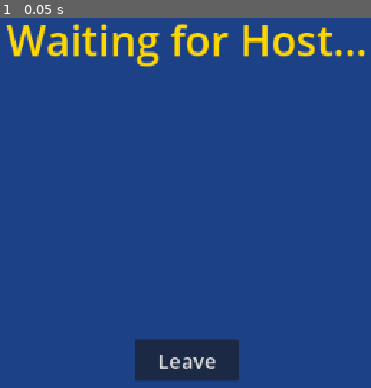
Above: before the commit, frame 1.
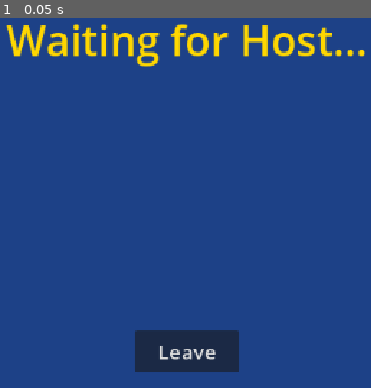
Above: after the commit, the same moment.

Repository: ttxit/lift-trivia
Game: Godot game, scene res://scenes/player_waiting.tscn
The game is run twice, just before and just after one commit, with the same random seed, the same clock (stepped at 60 frames per second) and the same inputs. This scene is started directly instead of the project's main scene.
Inputs:
- Up to frame 1 (0.05 s): no input

The runs differ from the first frame. In frame 1, 2.0% of the frame differs, in the area x 36-65%, y 84-99%.

Commit message:
Fix button signal connectivity

Diff:
--- a/scenes/player_join.tscn
+++ b/scenes/player_join.tscn
@@ -17,7 +17,11 @@
 
 [node name="PlayerJoin" type="Control" unique_id=650252440]
 layout_mode = 3
-anchors_preset = 0
+anchors_preset = 15
+anchor_right = 1.0
+anchor_bottom = 1.0
+grow_horizontal = 2
+grow_vertical = 2
 script = ExtResource("1_bx80g")
 
 [node name="ColorRect" type="ColorRect" parent="." unique_id=1995714954]
@@ -25,8 +29,6 @@
 anchors_preset = 15
 anchor_right = 1.0
 anchor_bottom = 1.0
-offset_right = 1152.0
-offset_bottom = 648.0
 grow_horizontal = 2
 grow_vertical = 2
 color = Color(0.11372549, 0.25490198, 0.5294118, 1)
@@ -36,8 +38,6 @@
 anchors_preset = 15
 anchor_right = 1.0
 anchor_bottom = 1.0
-offset_right = 1152.0
-offset_bottom = 648.0
 grow_horizontal = 2
 grow_vertical = 2
 theme_override_constants/separation = 30
@@ -106,25 +106,25 @@
 custom_minimum_size = Vector2(80, 80)
 layout_mode = 2
 theme_override_font_sizes/font_size = 30
-text = " 🦄"
+text = "🦄"
 
 [node name="Button3" type="Button" parent="VBoxContainer/VBoxContainer2/Avatar List" unique_id=2050226333]
 custom_minimum_size = Vector2(80, 80)
 layout_mode = 2
 theme_override_font_sizes/font_size = 30
-text = " 🐼"
+text = "🐼"
 
 [node name="Button4" type="Button" parent="VBoxContainer/VBoxContainer2/Avatar List" unique_id=594089051]
 custom_minimum_size = Vector2(80, 80)
 layout_mode = 2
 theme_override_font_sizes/font_size = 30
-text = " 🐻"
+text = "🐻"
 
 [node name="Button5" type="Button" parent="VBoxContainer/VBoxContainer2/Avatar List" unique_id=671532557]
 custom_minimum_size = Vector2(80, 80)
 layout_mode = 2
 theme_override_font_sizes/font_size = 30
-text = "⛄ "
+text = "⛄"
 
 [node name="Join" type="Button" parent="VBoxContainer" unique_id=1855407038]
 custom_minimum_size = Vector2(200, 70)
@@ -143,5 +143,10 @@
 text = "Leave"
 script = ExtResource("1_bx80g")
 
+[connection signal="pressed" from="VBoxContainer/VBoxContainer2/Avatar List/Button" to="." method="_on_avatar_selected" binds= [" 🦍"]]
+[connection signal="pressed" from="VBoxContainer/VBoxContainer2/Avatar List/Button2" to="." method="_on_avatar_selected" binds= ["🦄"]]
+[connection signal="pressed" from="VBoxContainer/VBoxContainer2/Avatar List/Button3" to="." method="_on_avatar_selected" binds= ["🐼"]]
+[connection signal="pressed" from="VBoxContainer/VBoxContainer2/Avatar List/Button4" to="." method="_on_avatar_selected" binds= ["🐻"]]
+[connection signal="pressed" from="VBoxContainer/VBoxContainer2/Avatar List/Button5" to="." method="_on_avatar_selected" binds= ["⛄"]]
 [connection signal="pressed" from="VBoxContainer/Join" to="." method="_on_join_pressed"]
 [connection signal="pressed" from="VBoxContainer/Leave" to="." method="_on_leave_pressed"]
--- a/scenes/player_waiting.tscn
+++ b/scenes/player_waiting.tscn
@@ -7,14 +7,18 @@
 font_color = Color(1, 0.84313726, 0, 1)
 
 [sub_resource type="LabelSettings" id="LabelSettings_0py0l"]
-font_size = 80
+font_size = 60
 
 [sub_resource type="LabelSettings" id="LabelSettings_uxch6"]
-font_size = 40
+font_size = 50
 
 [node name="PlayerWaiting" type="Control" unique_id=1884642348]
 layout_mode = 3
-anchors_preset = 0
+anchors_preset = 15
+anchor_right = 1.0
+anchor_bottom = 1.0
+grow_horizontal = 2
+grow_vertical = 2
 script = ExtResource("1_0py0l")
 
 [node name="ColorRect" type="ColorRect" parent="." unique_id=1554738565]
@@ -22,8 +26,6 @@
 anchors_preset = 15
 anchor_right = 1.0
 anchor_bottom = 1.0
-offset_right = 1152.0
-offset_bottom = 648.0
 grow_horizontal = 2
 grow_vertical = 2
 color = Color(0.11372549, 0.25490198, 0.5294118, 1)
@@ -33,8 +35,6 @@
 anchors_preset = 15
 anchor_right = 1.0
 anchor_bottom = 1.0
-offset_right = 1152.0
-offset_bottom = 648.0
 grow_horizontal = 2
 grow_vertical = 2
 theme_override_constants/separation = 75
@@ -45,15 +45,15 @@
 label_settings = SubResource("LabelSettings_rkp06")
 horizontal_alignment = 1
 
-[node name="AvatarDisplay" type="Label" parent="VBoxContainer" unique_id=94551615]
+[node name="AvatarDisplay" type="Label" parent="VBoxContainer" unique_id=644558735]
 layout_mode = 2
-text = "<Avatar>"
+text = "[Avatar]"
 label_settings = SubResource("LabelSettings_0py0l")
 horizontal_alignment = 1
 
-[node name="NameDisplay" type="Label" parent="VBoxContainer" unique_id=2055313371]
+[node name="NameDisplay" type="Label" parent="VBoxContainer" unique_id=194562140]
 layout_mode = 2
-text = "<Name>"
+text = "[Name]"
 label_settings = SubResource("LabelSettings_uxch6")
 horizontal_alignment = 1
 
